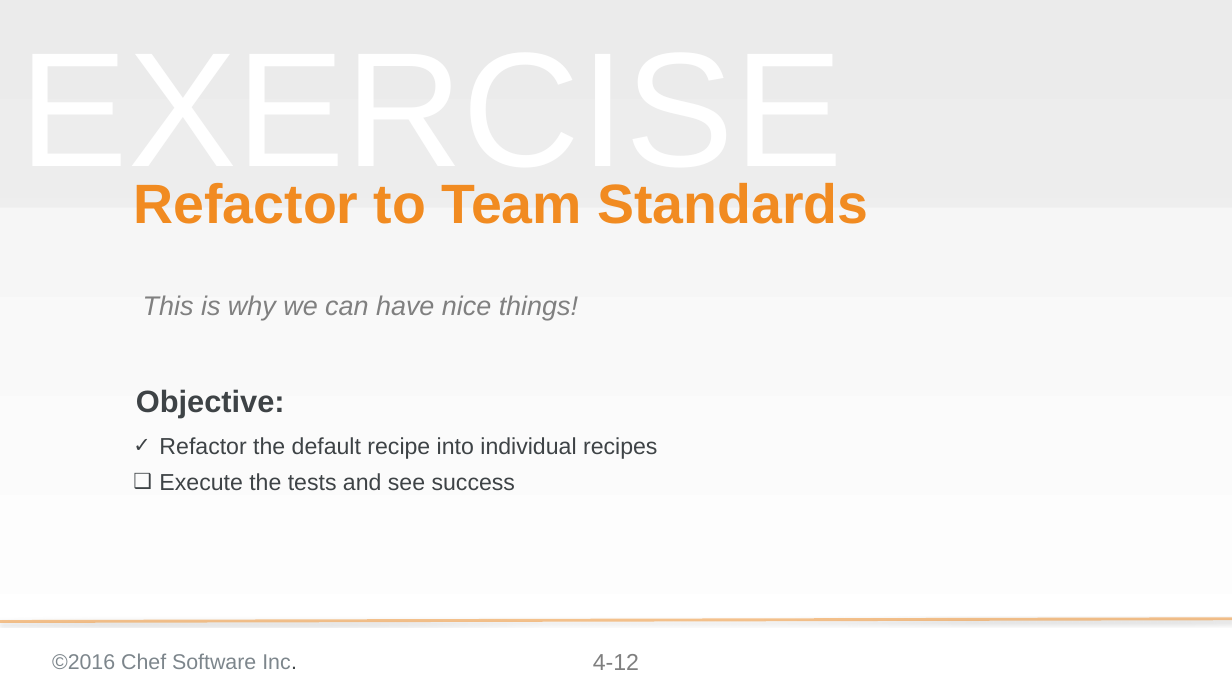
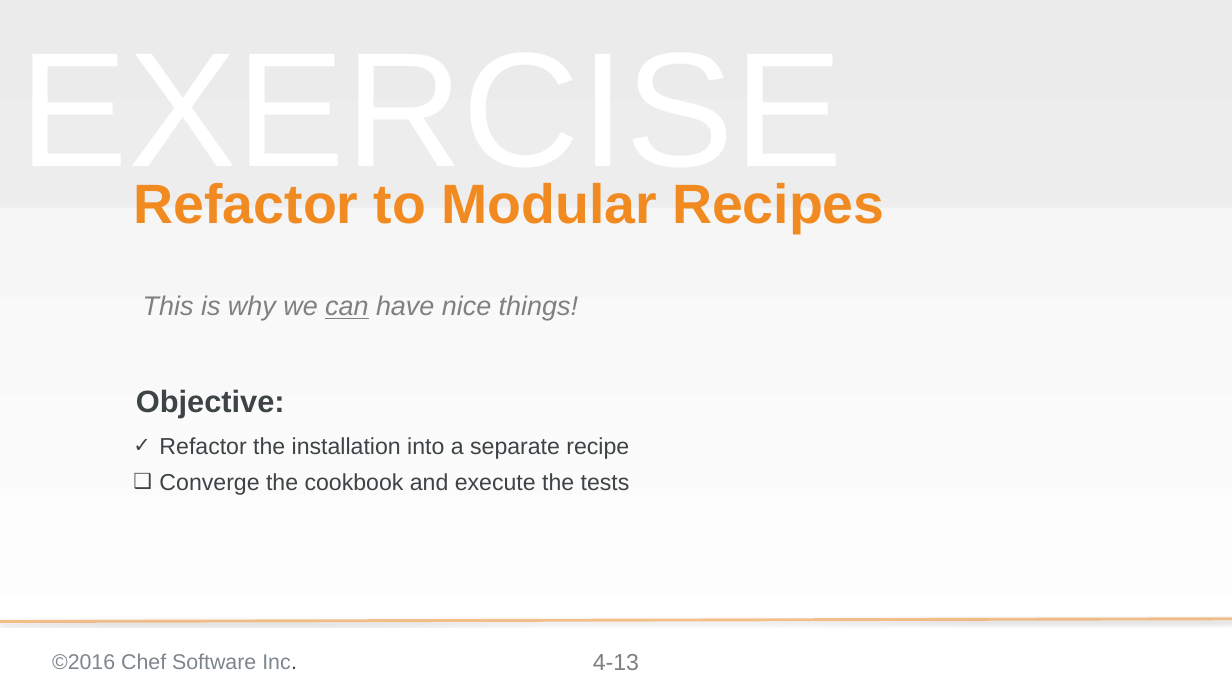
Before and after one commit to chef-training/test_driven_cookbook_development, a slide deck: slide 13 of 04-refactoring_cookbooks_with_tests.pptx (slide 12 before the commit). Drawn at 1232x693 pixels with LibreOffice and Linux fonts; fonts in the diff are those of the drawing; background and template pictures are left out. Boxes give left, top, right and bottom in pixels: in the first picture for what was removed or moved away, otherwise in the second. Text is boxed around its words. In the diff, an @@ line names an element or a change of style, - is before the commit and + after.

```diff
--- a/04-refactoring_cookbooks_with_tests.pptx
+++ b/04-refactoring_cookbooks_with_tests.pptx
@@ title at box(134, 183, 884, 234): text changed @@
-Refactor to Team Standards
+Refactor to Modular Recipes
@@ text "This is why we can ..." at box(143, 295, 578, 320): underline on in "can" @@
@@ text at box(159, 437, 630, 495): text changed @@
-✓ Refactor the default recipe into individual recipes
-❑ Execute the tests and see success
+✓ Refactor the installation into a separate recipe
+❑ Converge the cookbook and execute the tests
@@ page number at box(593, 654, 639, 670): text changed @@
-4-12
+4-13
```
Also in this commit, not shown: 12 other slides changed, 2 slides added.
